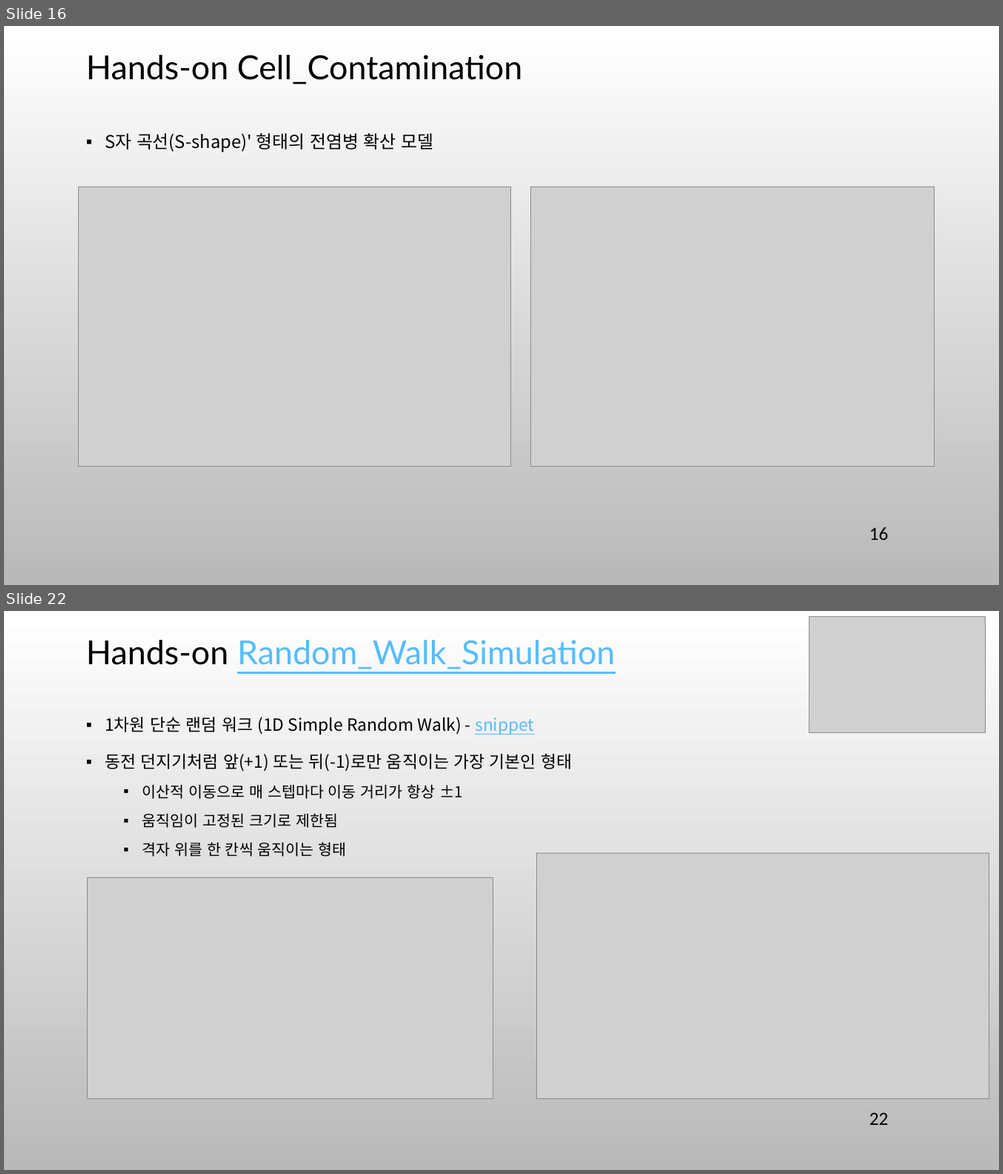
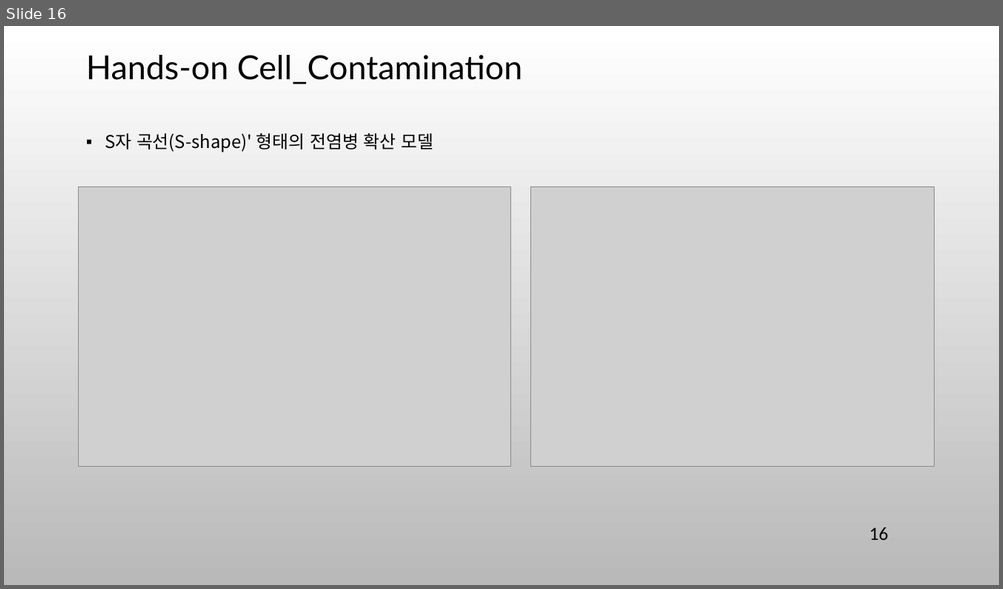
Before and after one commit to ancestor9/mathematics-for-machine-learning, a slide deck: 9_Modeling & Simulation.pptx. Shown one above the other, each under a label of ours: slides 16 and 22 before the commit, slide 16 after it; the slides between them are not shown. The pictures are 1003x1174 and 1003x589 pixels, drawn with LibreOffice and Linux fonts; fonts in the diff are those of the drawing; grey boxes stand for pictures; background and template pictures are left out. Boxes give left, top, right and bottom in pixels: in the first picture for what was removed or moved away, otherwise in the second. Text is boxed around its words. In the diff, an @@ line names an element or a change of style, - is before the commit and + after.

```diff
--- a/9_Modeling & Simulation.pptx
+++ b/9_Modeling & Simulation.pptx
@@ slide 22 removed at [4,611,999,1170], background picture (left out) @@
@@ picture removed at [809,616,984,732] @@
@@ title removed at [86,640,614,669] @@
-Hands-on Random_Walk_Simulation
@@ text removed at [105,717,572,857] @@
-▪ 1차원 단순 랜덤 워크 (1D Simple Random Walk) - snippet
-▪ 동전 던지기처럼 앞(+1) 또는 뒤(-1)로만 움직이는 가장 기본인 형태
-  ▪ 이산적 이동으로 매 스텝마다 이동 거리가 항상 ±1
-  ▪ 움직임이 고정된 크기로 제한됨
-  ▪ 격자 위를 한 칸씩 움직이는 형태
@@ picture removed at [537,853,989,1099] @@
@@ picture removed at [87,877,492,1098] @@
@@ page number removed at [869,1113,888,1125] @@
-22
```
Also in this commit, not shown: 15 other slides removed.
